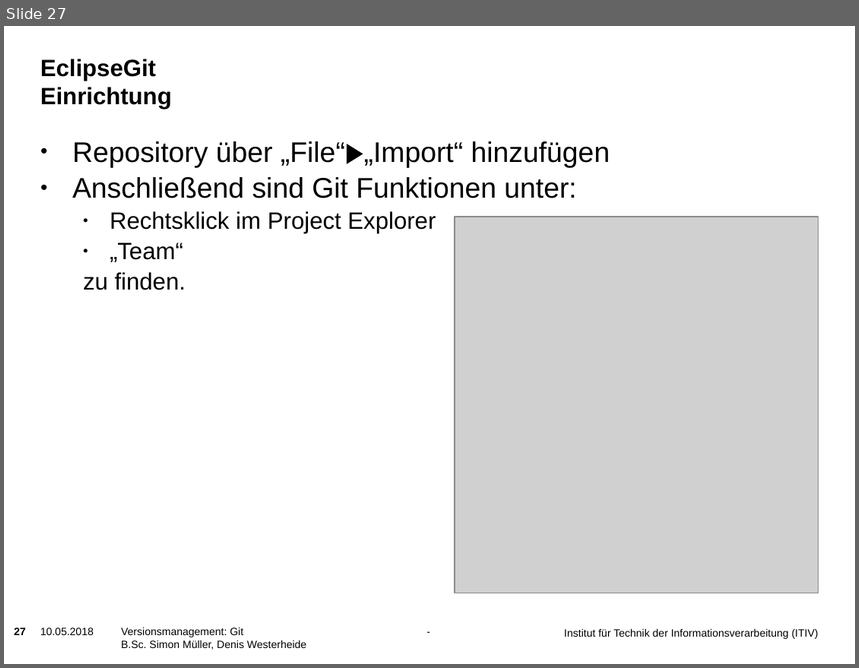
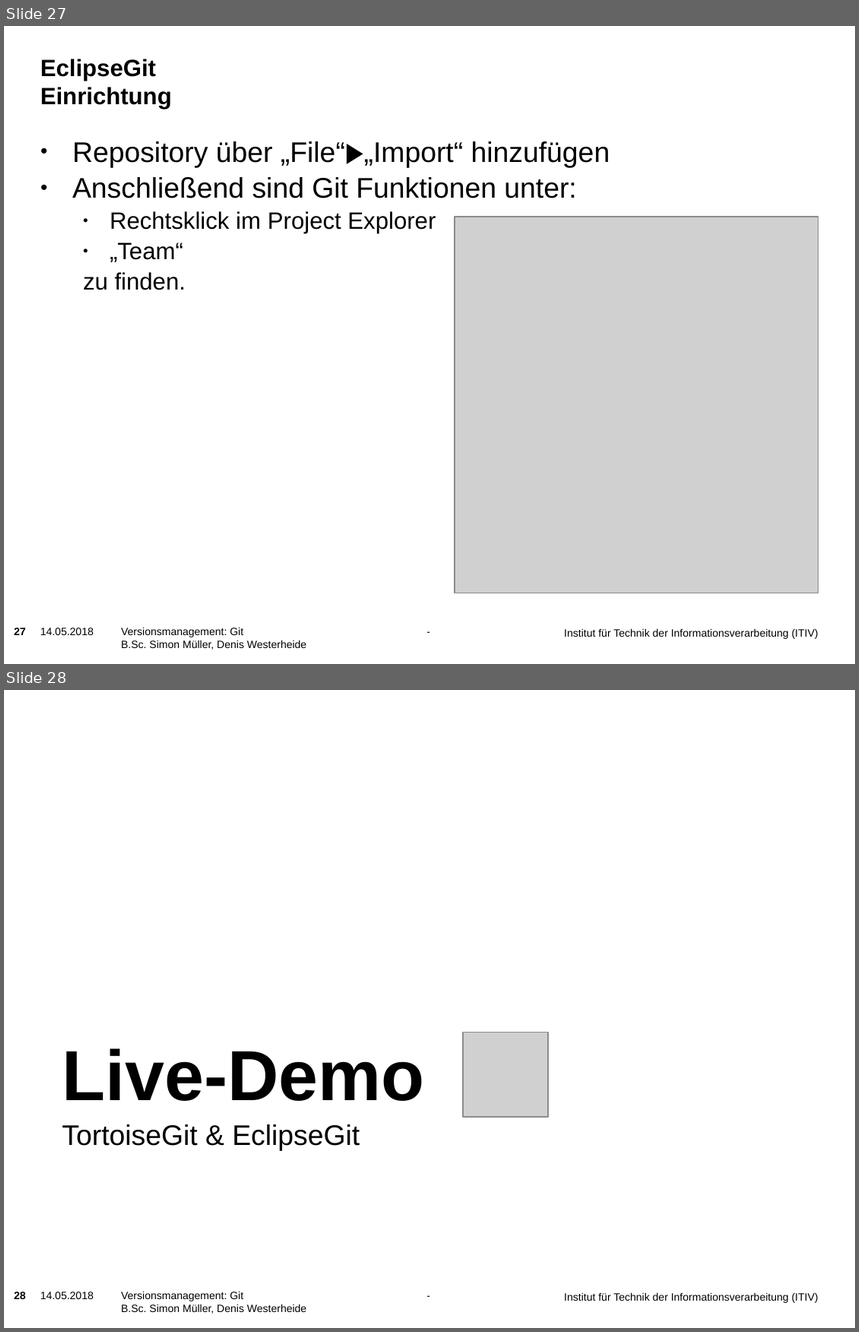
Before and after one commit to muellesi/PSE_2018, a slide deck: Präsentation/09_Versionsmanagement_Git.pptx. Shown one above the other, each under a label of ours: slide 27 before the commit, slides 27 and 28 after it. The pictures are 859x668 and 859x1332 pixels, drawn with LibreOffice and Linux fonts; fonts in the diff are those of the drawing; grey boxes stand for pictures; background and template pictures are left out. Boxes give left, top, right and bottom in pixels: in the first picture for what was removed or moved away, otherwise in the second. Text is boxed around its words. In the diff, an @@ line names an element or a change of style, - is before the commit and + after.

```diff
--- a/Präsentation/09_Versionsmanagement_Git.pptx
+++ b/Präsentation/09_Versionsmanagement_Git.pptx
@@ slide 28 added at [4, 690, 855, 1328], background picture (left out); not listed: 1 template element that a slide beside it also shows @@
@@ title added at [62, 1049, 424, 1101], 60 pt, text #000000, bold @@
+Live-Demo
@@ picture added at [463, 1032, 548, 1117] @@
@@ text added at [62, 1125, 360, 1151], 24 pt, text #000000 @@
+TortoiseGit & EclipseGit
@@ page number added at [14, 1292, 26, 1300], 9 pt, text #000000, bold @@
+28
@@ text added at [40, 1292, 94, 1300], 9 pt, text #000000 @@
+14.05.2018
@@ text added at [121, 1292, 306, 1314], 9 pt, text #000000 @@
+Versionsmanagement: Git - B.Sc. Simon Müller, Denis Westerheide
@@ slide 27 changed as well @@
@@ text at [40, 628, 94, 636]: text changed @@
-10.05.2018
+14.05.2018
```
Also in this commit, not shown: 29 other slides changed.
